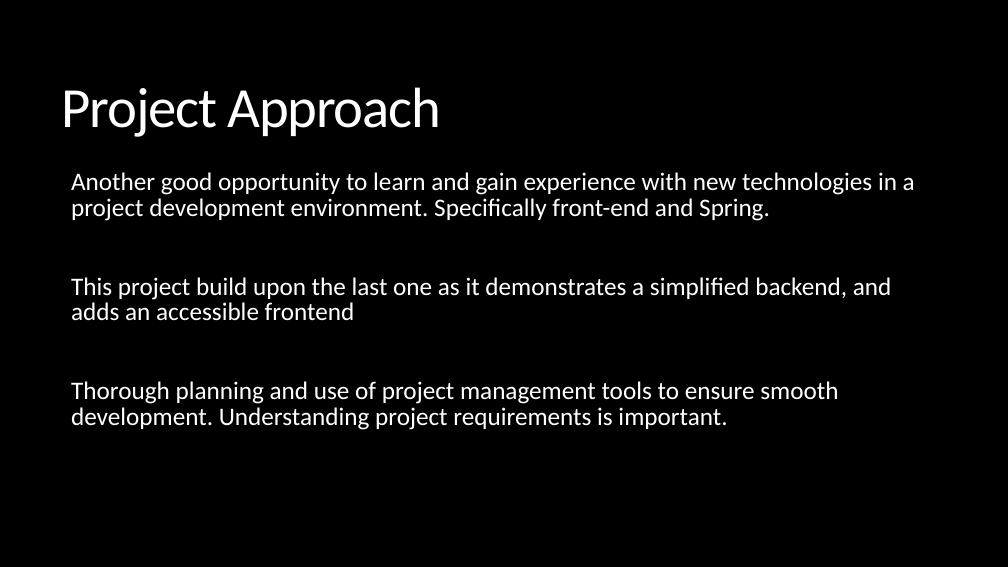
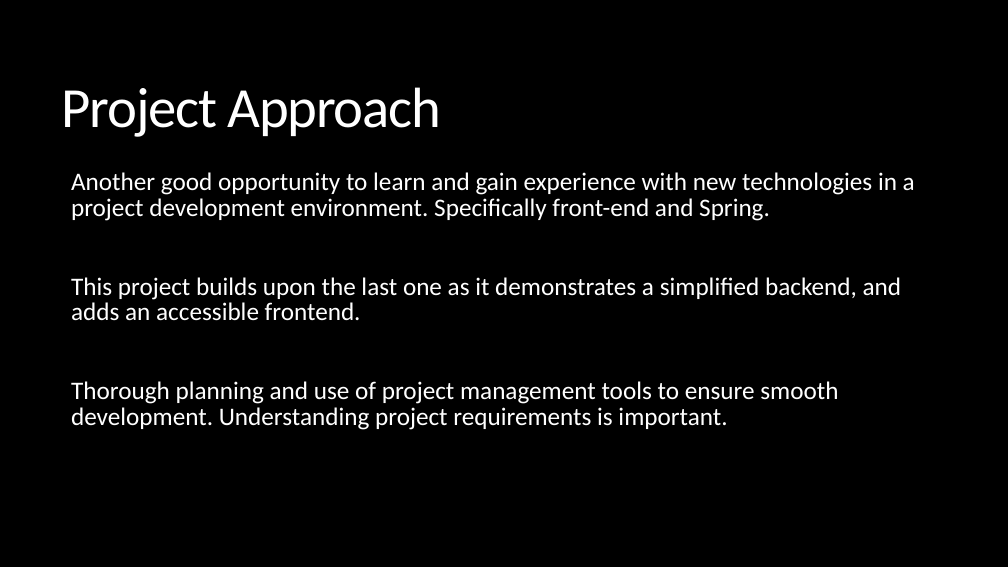
Before and after one commit to lewiscpearson/QA-Project-2-FootballSquadBuilder, a slide deck: slide 3 of documentation/Footbal Squad Builder.pptx. Drawn at 1008x567 pixels with LibreOffice and Linux fonts; fonts in the diff are those of the drawing. Boxes give left, top, right and bottom in pixels: in the first picture for what was removed or moved away, otherwise in the second. Text is boxed around its words. In the diff, an @@ line names an element or a change of style, - is before the commit and + after.

Commit message:
powerpoint finished

```diff
--- a/documentation/Footbal Squad Builder.pptx
+++ b/documentation/Footbal Squad Builder.pptx
@@ text at box(71, 277, 902, 321): text changed @@
-  This project build upon the last one as it demonstrates a simplified backend, and adds an accessible frontend
+  This project builds upon the last one as it demonstrates a simplified backend, and adds an accessible frontend.
```
